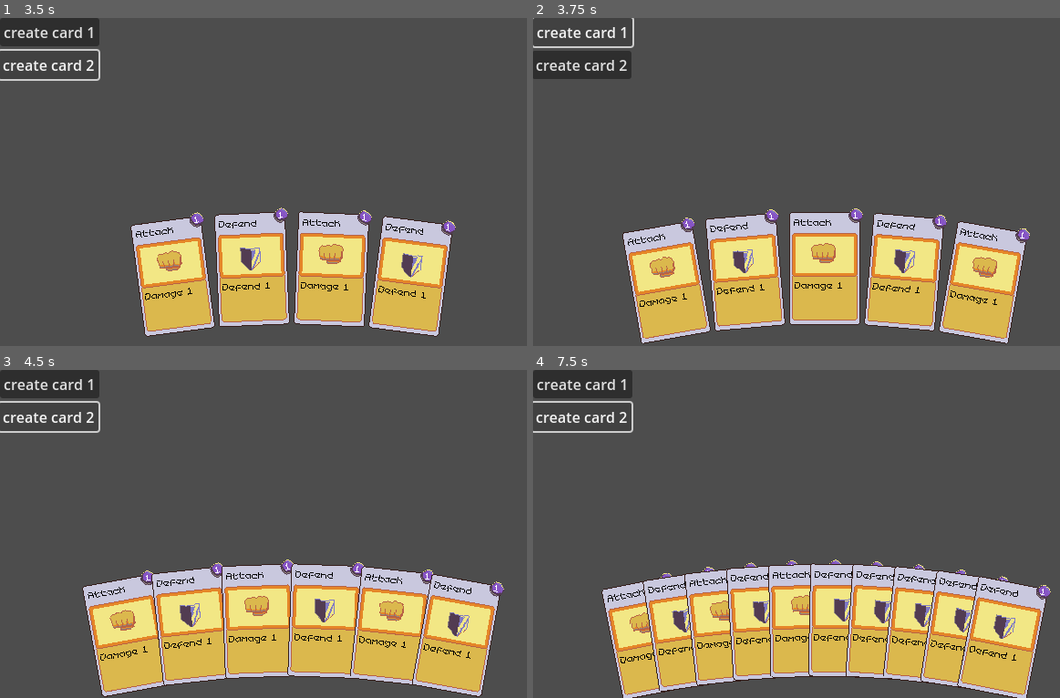
Above: before the commit, frames 1-4 (two rows, left to right).
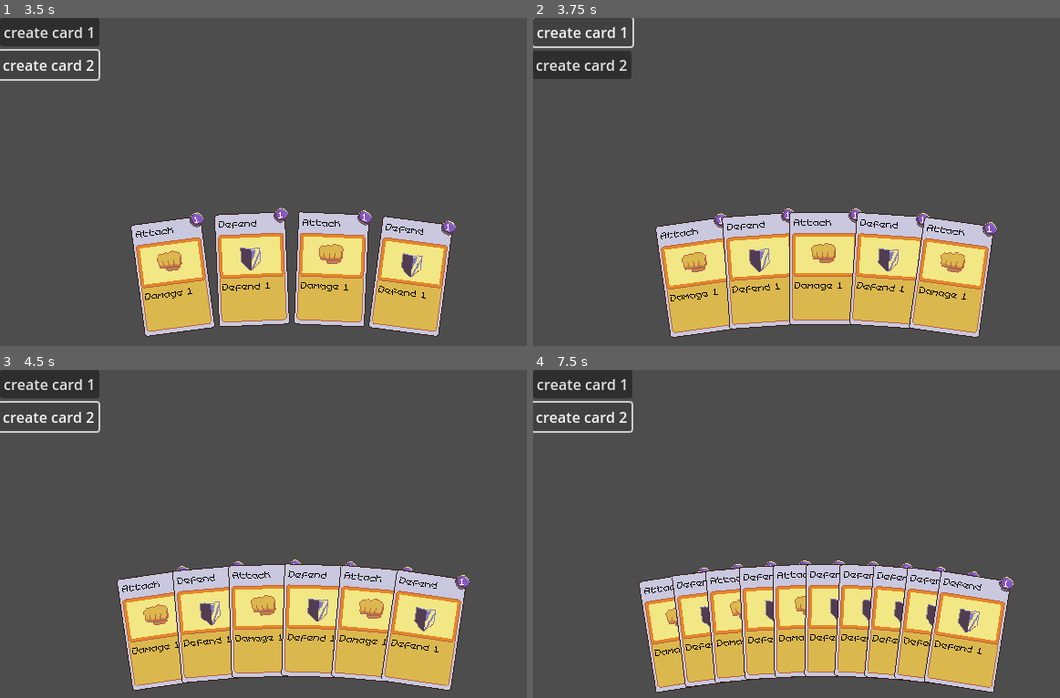
Above: after the commit, the same moments.

Repository: Webbly25/Card-Tutorial
Game: Godot game, scene res://scenes/main.tscn
The game is run twice, just before and just after one commit, with the same random seed, the same clock (stepped at 60 frames per second) and the same inputs.
Inputs:
- Up to frame 1 (3.5 s): click "create card 1" at 0.5 s; click "create card 2" at 1.25 s; click "create card 1" at 2 s; click "create card 2" at 2.75 s
- Up to frame 2 (3.75 s): click "create card 1" at 3.5 s
- Up to frame 3 (4.5 s): click "create card 2" at 4.25 s
- Up to frame 4 (7.5 s): tap Enter at 5, 6.5 s; tap Space at 5.75, 7.25 s

Frame 1 is identical in both runs. In frame 2, 11% of the frame differs, in the area x 16-95%, y 58-100%; in frame 3, 11%; in frame 4, 12%, in the area x 12-99%, y 57-100%.

Commit message:
remove property overrides

Diff:
--- a/scenes/hand.tscn
+++ b/scenes/hand.tscn
@@ -8,8 +8,6 @@
 
 [node name="Hand" type="Node2D"]
 script = ExtResource("1_0nqxu")
-angle_limit = null
-maxmimum_spread_angle = null
 
 [node name="DebugShape" type="CollisionShape2D" parent="."]
 shape = SubResource("CircleShape2D_ggd8e")
--- a/scenes/main.tscn
+++ b/scenes/main.tscn
@@ -10,8 +10,6 @@
 
 [node name="Hand" parent="CanvasLayer" instance=ExtResource("2_nexqy")]
 position = Vector2(320, 1275)
-angle_limit = 25.0
-maxmimum_spread_angle = 5.0
 
 [node name="Button" type="Button" parent="."]
 offset_right = 8.0
